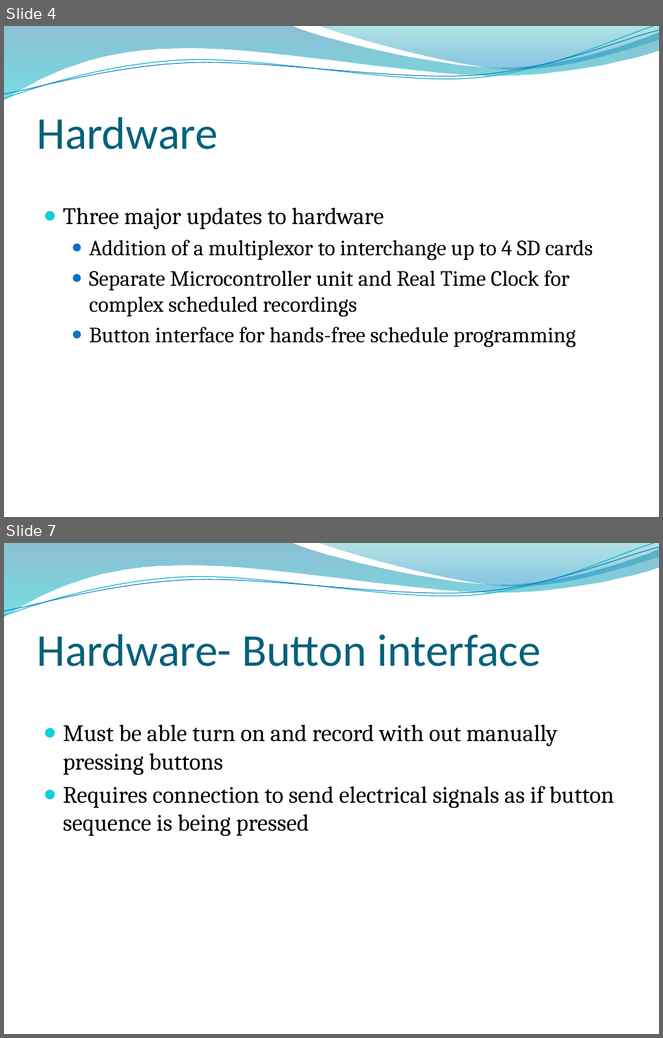
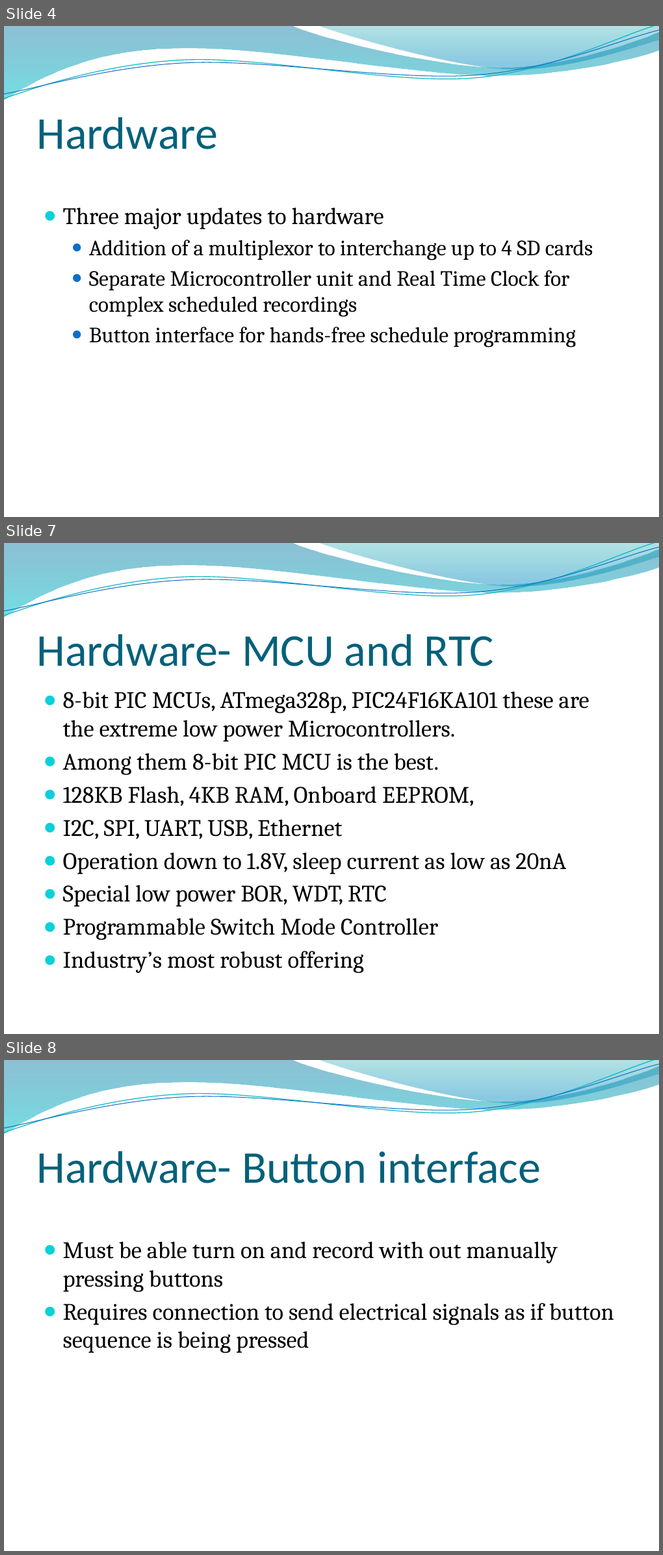
Before and after one commit to chelseathroop/UUVCapstone, a slide deck: CapstoneAssignments/CapstoneProposal.pptx. Shown one above the other, each under a label of ours: slides 4 and 7 before the commit, slides 4, 7 and 8 after it; the slides between them are not shown. The pictures are 663x1038 and 663x1555 pixels, drawn with LibreOffice and Linux fonts; fonts in the diff are those of the drawing; background and template pictures are left out. Boxes give left, top, right and bottom in pixels: in the first picture for what was removed or moved away, otherwise in the second. Text is boxed around its words. In the diff, an @@ line names an element or a change of style, - is before the commit and + after.

```diff
--- a/CapstoneAssignments/CapstoneProposal.pptx
+++ b/CapstoneAssignments/CapstoneProposal.pptx
@@ slide 7 added at (4,543,659,1034), background picture (left out); not listed: 4 template elements that a slide beside it also shows @@
@@ title added at (36,634,494,667), 50 pt, text #04617B @@
+Hardware- MCU and RTC
@@ text added at (63,691,590,973), 26 pt, text #000000 @@
+● 8-bit PIC MCUs, ATmega328p, PIC24F16KA101 these are the extreme low power Microcontrollers.
+● Among them 8-bit PIC MCU is the best.
+● 128KB Flash, 4KB RAM, Onboard EEPROM,
+● I2C, SPI, UART, USB, Ethernet
+● Operation down to 1.8V, sleep current as low as 20nA
+● Special low power BOR, WDT, RTC
+● Programmable Switch Mode Controller
+● Industry’s most robust offering
@@ what was slide 7 is now slide 8 @@
```
Also in this commit, not shown: 2 slides changed.
